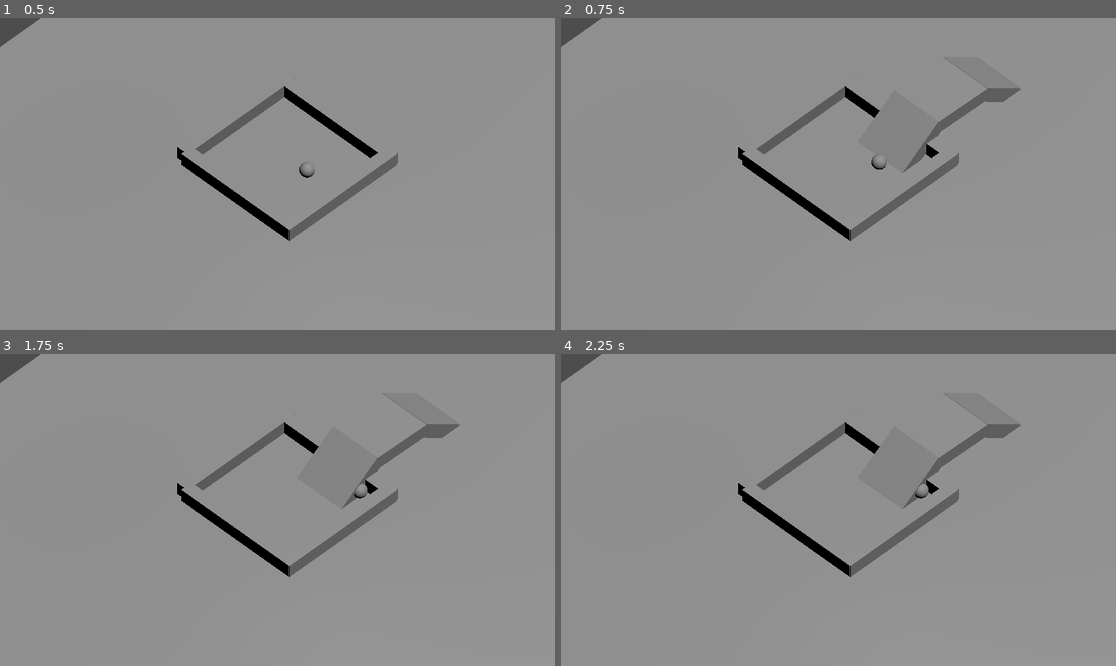
Above: before the commit, frames 1-4 (two rows, left to right).
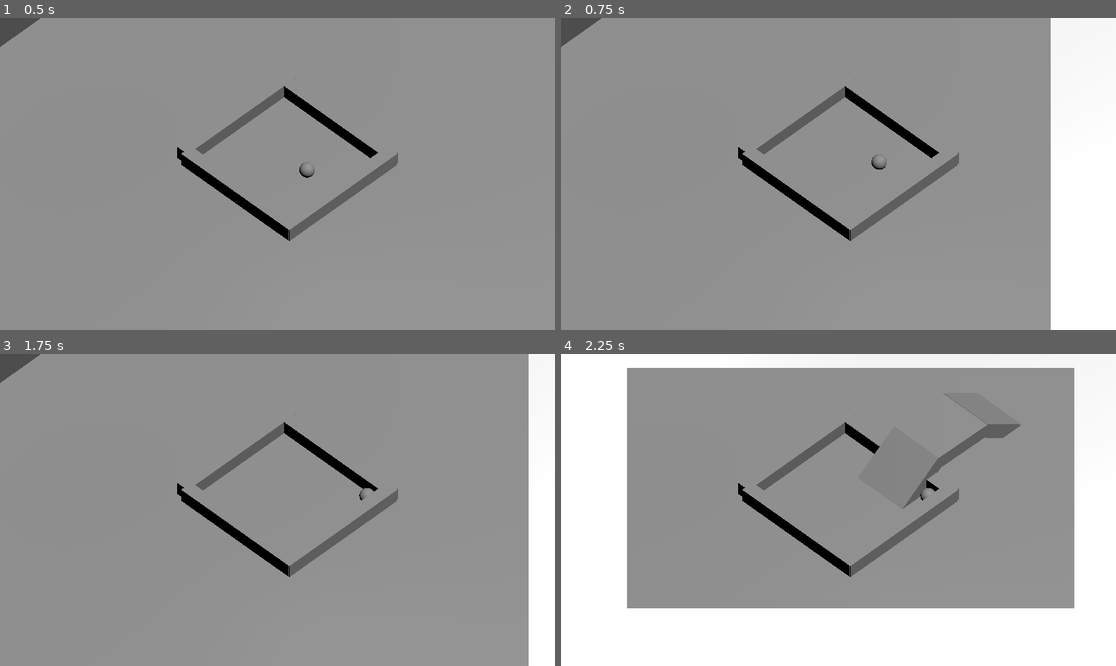
Above: after the commit, the same moments.

Repository: plusonelevel/ld57
Game: Godot game, scene res://scenes/main.tscn
Two runs of this game, one before a commit and one after it. Both use one fixed random seed, a clock stepped at 60 frames per second and the inputs below.
Inputs:
- Up to frame 1 (0.5 s): no input
- Up to frame 2 (0.75 s): tap Enter at 0.5 s; hold D (right) from 0.53 s (still down); hold E (scene+) from 0.53 s (still down)
- Up to frame 3 (1.75 s): tap Q (scene-) at 0.8, 1.35 s; release D (right) at 1.28 s; release E (scene+) at 1.28 s; hold S (down) from 1.28 s (still down); tap E (scene+) at 1.55 s
- Up to frame 4 (2.25 s): release S (down) at 2.03 s; hold D (right) from 2.03 s (still down); hold E (scene+) from 2.03 s (still down)

Frame 1 is identical in both runs. In frame 2, 13% of the frame differs, in the area x 56-100%, y 0-100%; in frame 3, 5.8%; in frame 4, 38%, in the area x 0-100%, y 0-100%.
Error before the commit: Cannot call method 'queue_free' on a null value. (res://scenes/scene.gd:10)

Commit message:
Its a picture!

Diff:
--- a/scenes/main.tscn
+++ b/scenes/main.tscn
@@ -49,5 +49,8 @@
 [node name="CollisionShape3D" type="CollisionShape3D" parent="CharacterBody3D"]
 shape = SubResource("SphereShape3D_o5qli")
 
-[node name="Scene" type="Node3D" parent="."]
+[node name="Node2D" type="Node3D" parent="."]
+transform = Transform3D(1, 0, 0, 0, 1, 0, 0, 0, 1, 30, 0, 30)
+
+[node name="Scene" type="Node3D" parent="Node2D"]
 script = ExtResource("2_0wfyh")
--- a/scenes/scene.gd
+++ b/scenes/scene.gd
@@ -1,10 +1,17 @@
 extends Node3D
 
 @onready var scene1 = preload("res://scenes/scene_1.tscn")
+@onready var overlay = $".."
 
 func _input(event: InputEvent) -> void:
 	if event.is_action_pressed("scene+"):
 		var new_scene = scene1.instantiate()
 		add_child(new_scene)
+		var tween = create_tween()
+		tween.tween_property(overlay,"position",Vector3(0,0,0),0.5).set_trans(Tween.TRANS_CUBIC)
+
 	if event.is_action_pressed("scene-"):
+		var tween = create_tween()
+		tween.tween_property(overlay,"position",Vector3(30,0,30),0.5).set_trans(Tween.TRANS_CUBIC)
+		await tween.finished
 		get_child(0).queue_free()
--- a/scenes/scene_1.tscn
+++ b/scenes/scene_1.tscn
@@ -1,4 +1,12 @@
-[gd_scene format=3 uid="uid://de2e4osdee7bu"]
+[gd_scene load_steps=5 format=3 uid="uid://de2e4osdee7bu"]
+
+[sub_resource type="StandardMaterial3D" id="StandardMaterial3D_y23cg"]
+
+[sub_resource type="StandardMaterial3D" id="StandardMaterial3D_ta4h7"]
+
+[sub_resource type="StandardMaterial3D" id="StandardMaterial3D_ka884"]
+
+[sub_resource type="StandardMaterial3D" id="StandardMaterial3D_cn2eb"]
 
 [node name="Scene1" type="Node3D"]
 
@@ -16,3 +24,25 @@
 [node name="CSGBox3D5" type="CSGBox3D" parent="CSGCombiner3D"]
 transform = Transform3D(-0.999696, 0.024659, 8.73962e-08, 0.024659, 0.999696, -2.15575e-09, -8.74228e-08, 0, -1, 7.15911, 2.25824, -0.597951)
 size = Vector3(4.55859, 1, 4.0332)
+
+[node name="CSGCombiner3D2" type="CSGCombiner3D" parent="."]
+
+[node name="CSGBox3D" type="CSGBox3D" parent="CSGCombiner3D2"]
+transform = Transform3D(0.5, -0.5, 0.707107, 0.707107, 0.707107, 0, -0.5, 0.5, 0.707107, -9.82804, 2.23848, 10.034)
+size = Vector3(5, 1, 38.057)
+material = SubResource("StandardMaterial3D_y23cg")
+
+[node name="CSGBox3D3" type="CSGBox3D" parent="CSGCombiner3D2"]
+transform = Transform3D(0.707107, -0.5, -0.5, 2.23517e-08, 0.707107, -0.707107, 0.707107, 0.5, 0.5, -17.1692, 9.67505, -7.82411)
+size = Vector3(4.40845, 1, 38.057)
+material = SubResource("StandardMaterial3D_ta4h7")
+
+[node name="CSGBox3D4" type="CSGBox3D" parent="CSGCombiner3D2"]
+transform = Transform3D(0.707107, -0.5, -0.5, 2.23517e-08, 0.707107, -0.707107, 0.707107, 0.5, 0.5, 6.45, 9.67505, 15.7951)
+size = Vector3(5, 1, 38.057)
+material = SubResource("StandardMaterial3D_ka884")
+
+[node name="CSGBox3D2" type="CSGBox3D" parent="CSGCombiner3D2"]
+transform = Transform3D(0.5, -0.5, 0.707107, 0.707107, 0.707107, 0, -0.5, 0.5, 0.707107, 0.371008, 16.6621, -0.165079)
+size = Vector3(5, 1, 38.057)
+material = SubResource("StandardMaterial3D_cn2eb")
